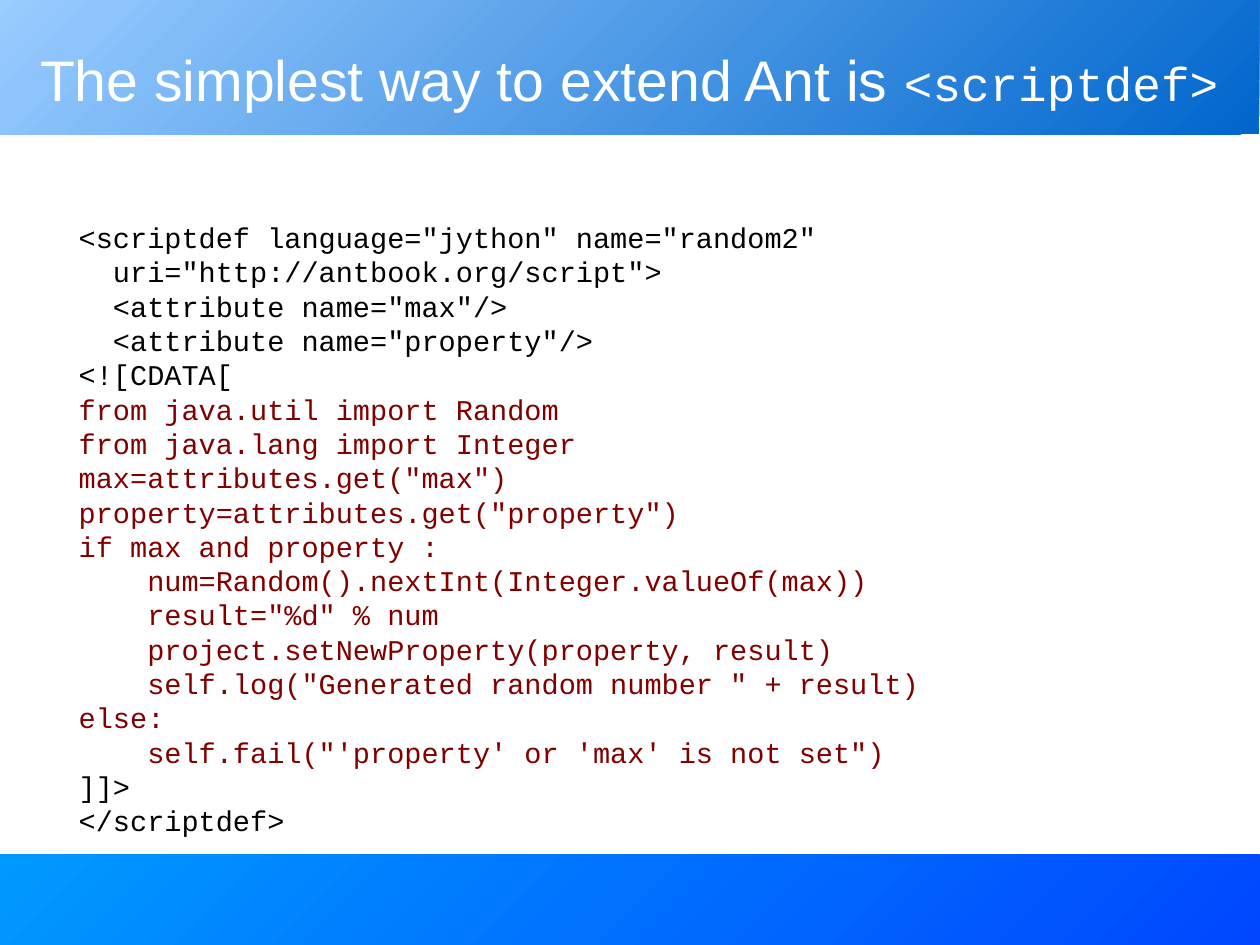
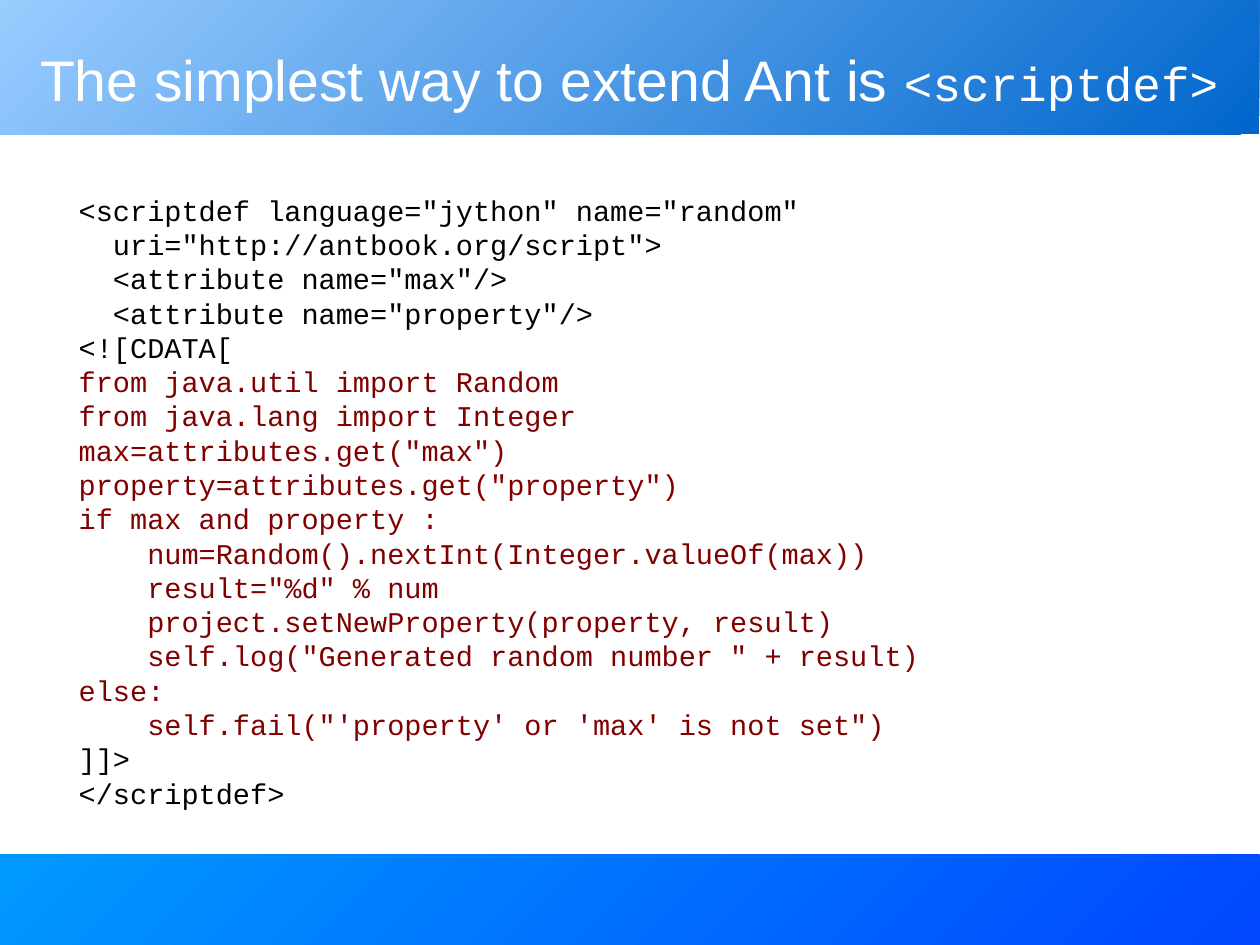
Before and after one commit to BeatrizTercero/repoSvnAnt, a slide deck: slide 6 of core/trunk/docs/slides/extending_ant.odp. Drawn at 1260x945 pixels with LibreOffice and Linux fonts; fonts in the diff are those of the drawing. Boxes give left, top, right and bottom in pixels: in the first picture for what was removed or moved away, otherwise in the second. Text is boxed around its words. In the diff, an @@ line names an element or a change of style, - is before the commit and + after.

```diff
--- a/core/trunk/docs/slides/extending_ant.odp
+++ b/core/trunk/docs/slides/extending_ant.odp
@@ text "<scriptdef language="jython" name="random"": place and size @@
-text "<scriptdef language="jython" name="random"" at (79, 228, 919, 837)
+text "<scriptdef language="jython" name="random"" at (79, 200, 919, 810)
@@ text at (79, 200, 799, 227): text changed @@
-<scriptdef language="jython" name="random2"
+<scriptdef language="jython" name="random"
```
Also in this commit, not shown: 11 other slides changed, 4 slides added, 2 slides removed.
